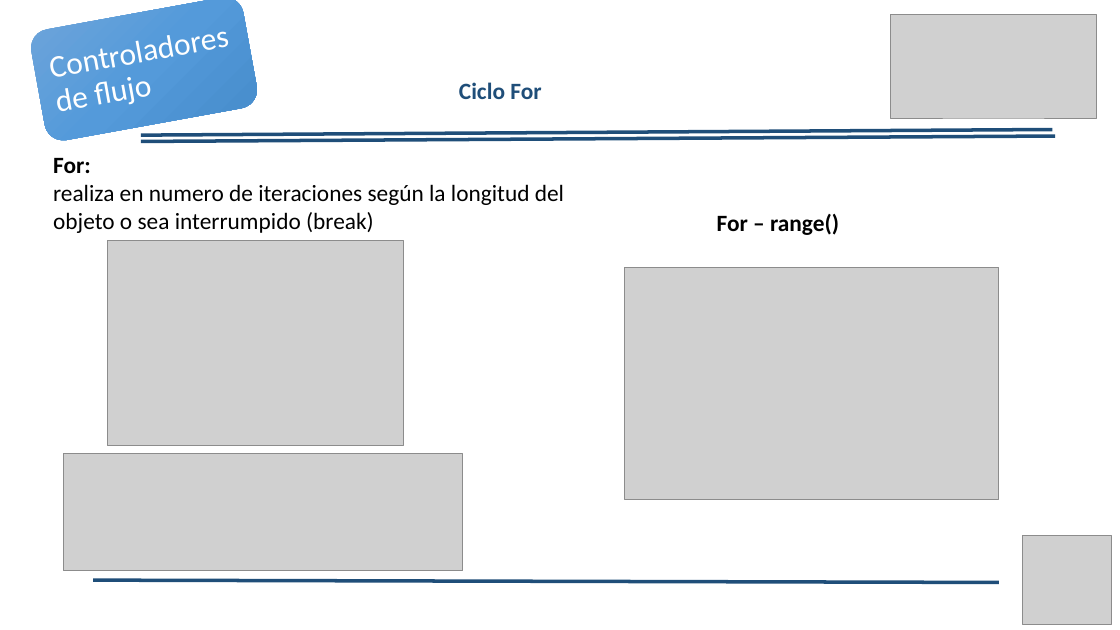
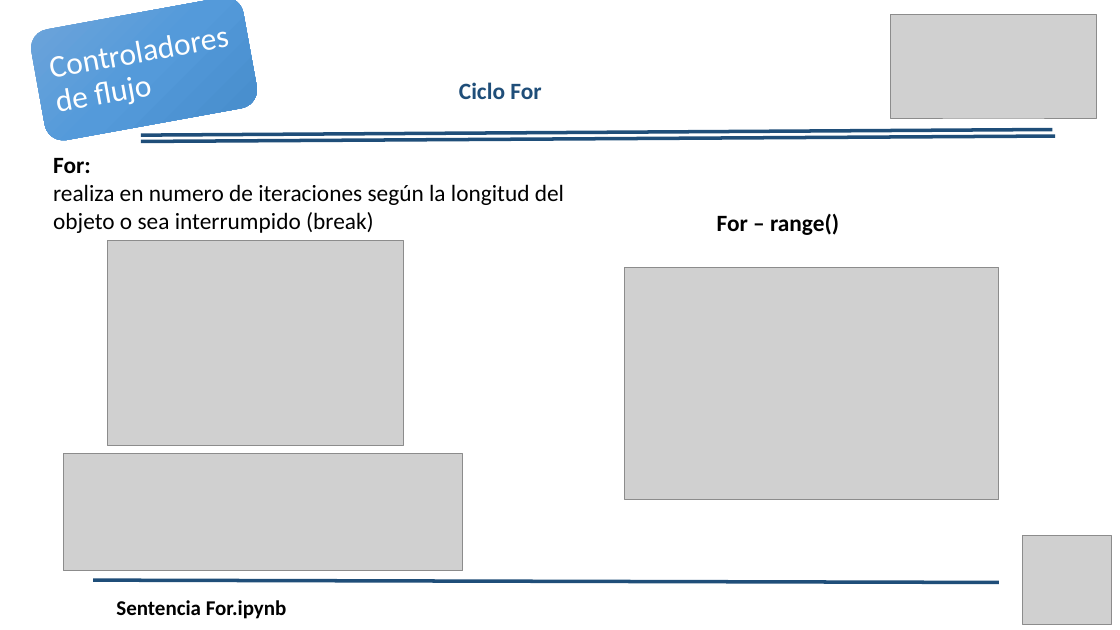
Before and after one commit to Duvandres19/Analitica_Python, a slide deck: slide 15 of Curso_Analitica_fundamentosPogramacionPython.pptx. Drawn at 1120x630 pixels with LibreOffice and Linux fonts; fonts in the diff are those of the drawing; grey boxes stand for pictures; background and template pictures are left out. Boxes give left, top, right and bottom in pixels: in the first picture for what was removed or moved away, otherwise in the second. Text is boxed around its words. In the diff, an @@ line names an element or a change of style, - is before the commit and + after.

```diff
--- a/Curso_Analitica_fundamentosPogramacionPython.pptx
+++ b/Curso_Analitica_fundamentosPogramacionPython.pptx
@@ text added at (116,600,287,619), 18 pt, text #000000, bold @@
+Sentencia For.ipynb
```
Also in this commit, not shown: 13 other slides changed, 5 slides added, 29 other files.
